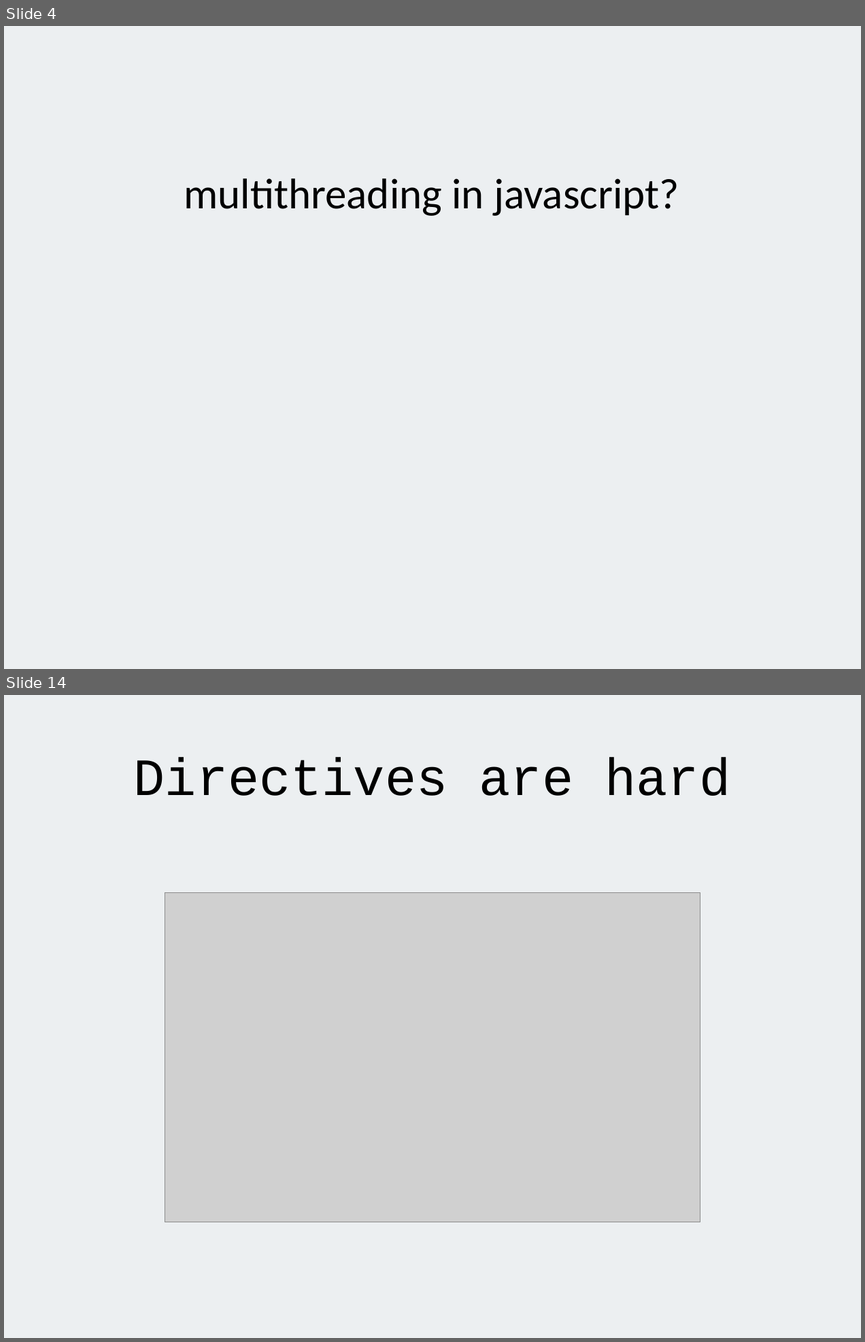
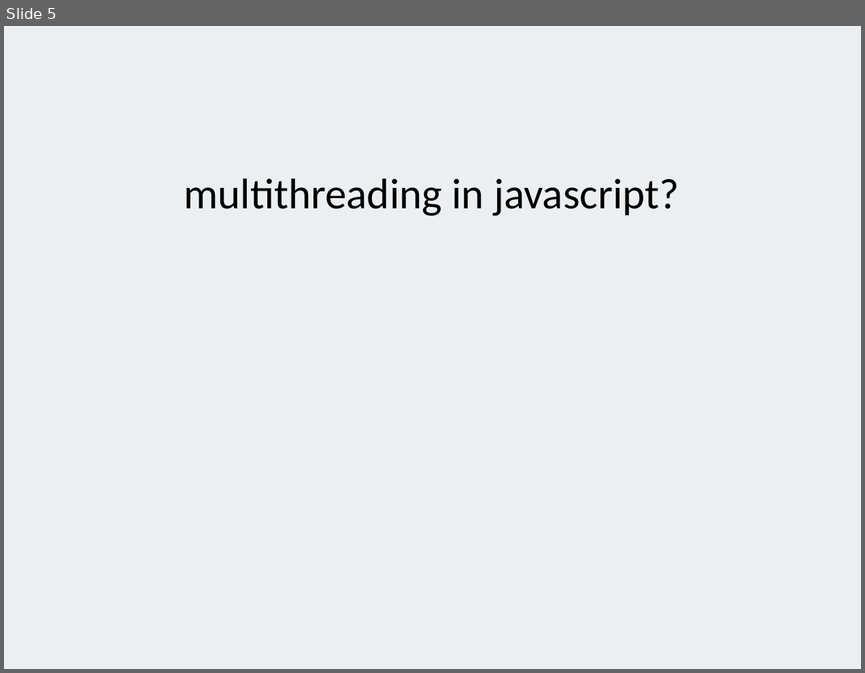
Before and after one commit to alexeymatveevp/angularjs-course, a slide deck: docs/00_jsbasics.pptx. Shown one above the other, each under a label of ours: slides 4 and 14 before the commit, slide 5 after it; the slides between them are not shown. The pictures are 865x1342 and 865x673 pixels, drawn with LibreOffice and Linux fonts; fonts in the diff are those of the drawing; grey boxes stand for pictures. Boxes give left, top, right and bottom in pixels: in the first picture for what was removed or moved away, otherwise in the second. Text is boxed around its words. In the diff, an @@ line names an element or a change of style, - is before the commit and + after.

```diff
--- a/docs/00_jsbasics.pptx
+++ b/docs/00_jsbasics.pptx
@@ slide 14 removed at <box>4,695,861,1338</box>, background #ECEFF1 @@
@@ title removed at <box>134,757,731,796</box> @@
-Directives are hard
@@ picture removed at <box>165,892,700,1221</box> @@
@@ what was slide 4 is now slide 5 @@
```
Also in this commit, not shown: 1 slide changed, 1 slide added, 14 other slides removed, 2 other files.
